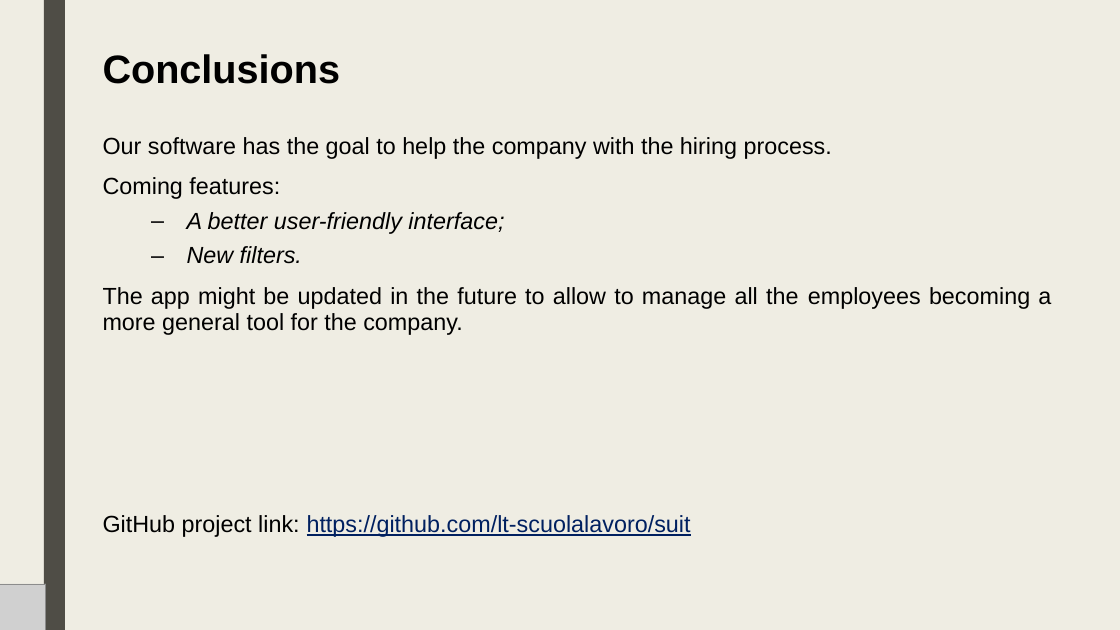
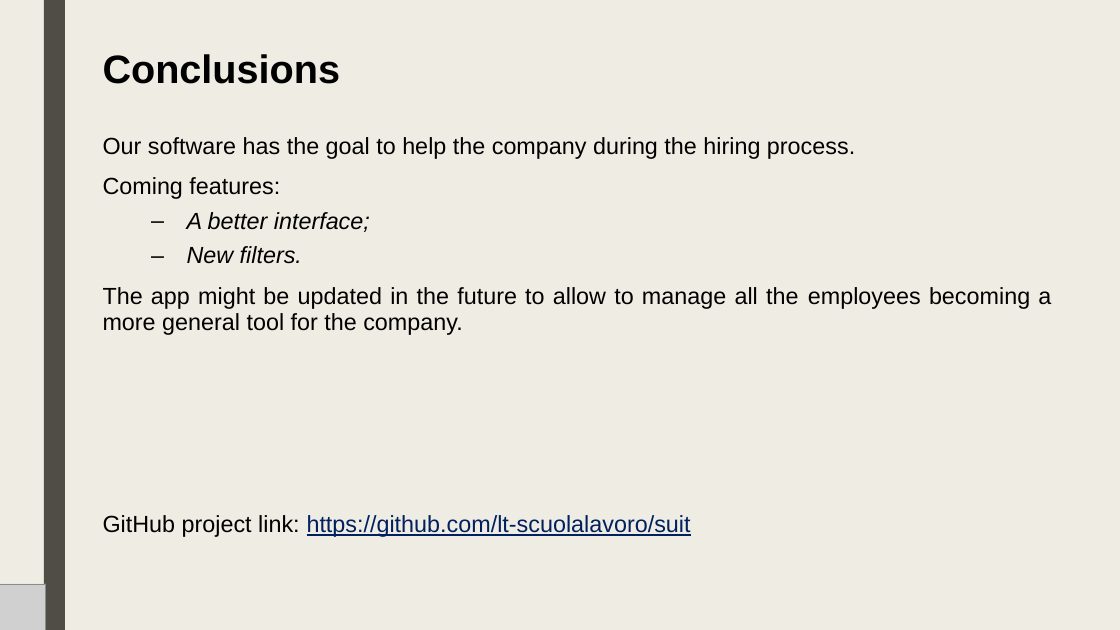
Before and after one commit to lt-scuolalavoro/suit, a slide deck: slide 12 of resources/EN - Suit Database.pptx. Drawn at 1120x630 pixels with LibreOffice and Linux fonts; fonts in the diff are those of the drawing; grey boxes stand for pictures. Boxes give left, top, right and bottom in pixels: in the first picture for what was removed or moved away, otherwise in the second. Text is boxed around its words. In the diff, an @@ line names an element or a change of style, - is before the commit and + after.

Commit message:
Update presentation

```diff
--- a/resources/EN - Suit Database.pptx
+++ b/resources/EN - Suit Database.pptx
@@ text at <box>103,137,855,159</box>: text changed @@
-Our software has the goal to help the company with the hiring process.
+Our software has the goal to help the company during the hiring process.
@@ text at <box>187,212,370,232</box>: text changed @@
-  – A better user-friendly interface;
+  – A better interface;
```
Also in this commit, not shown: 1 other file.
